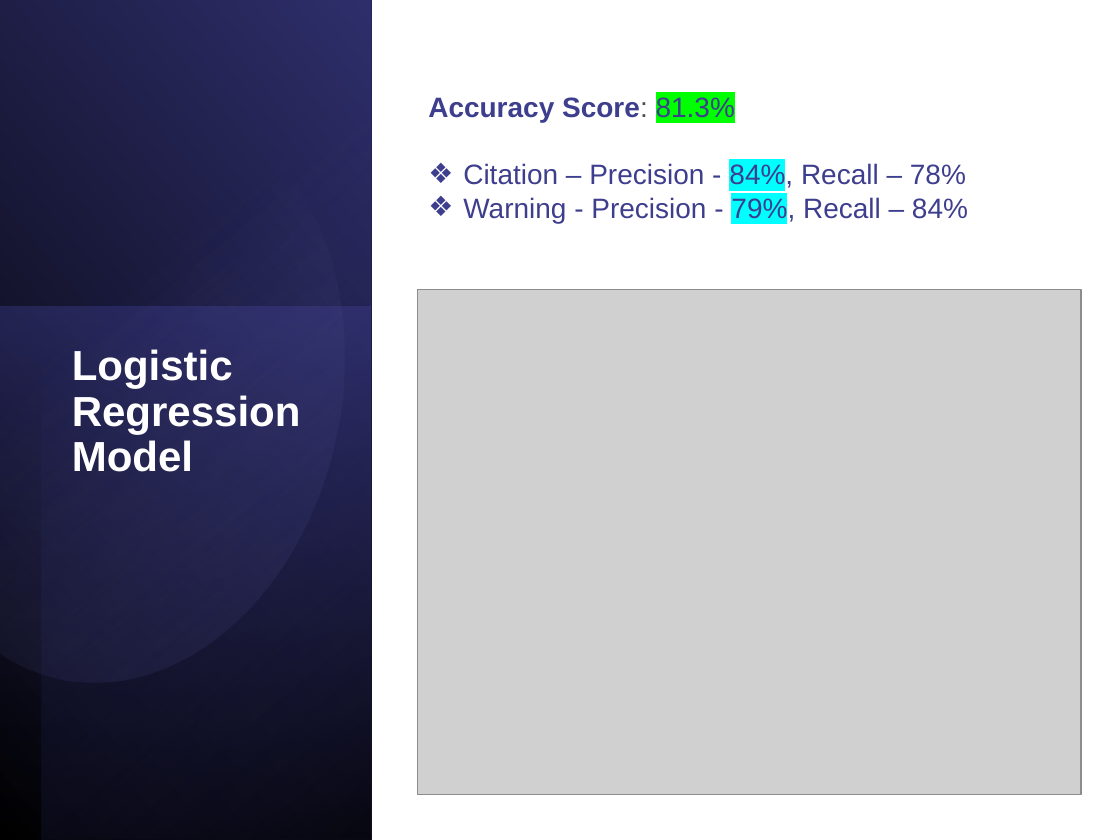
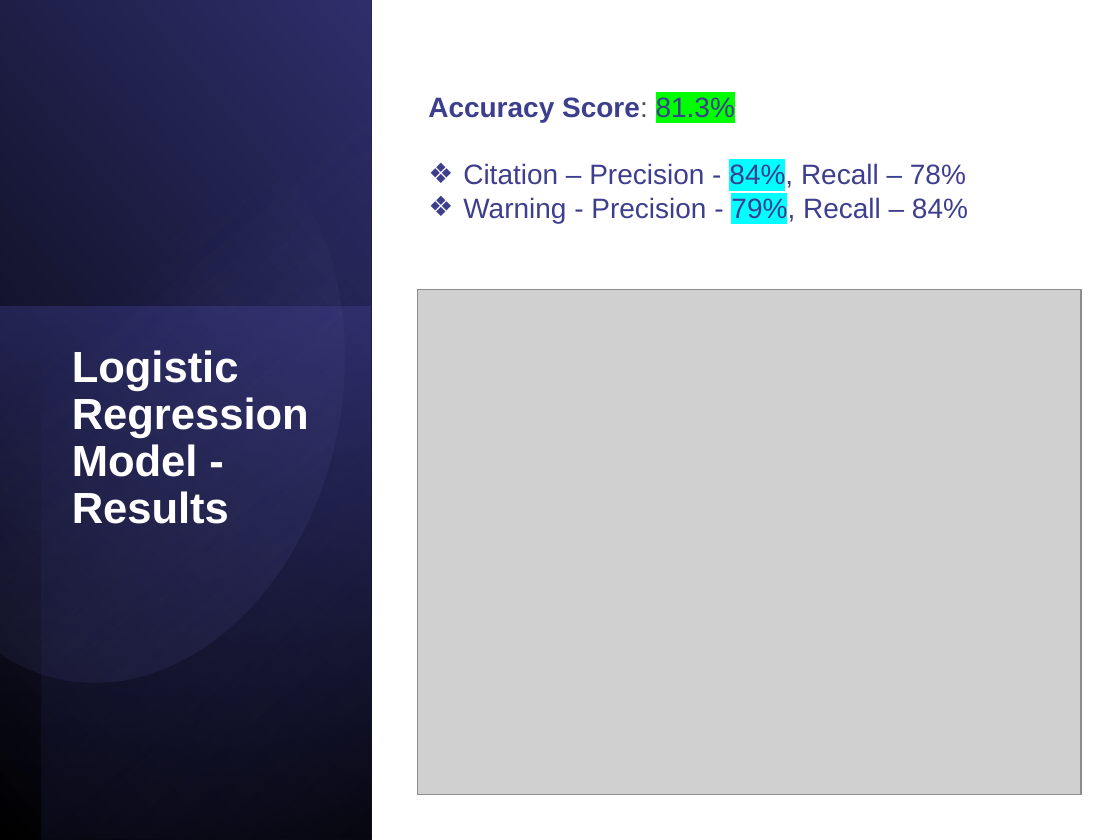
Before and after one commit to hrollin5/Project_4, a slide deck: slide 17 of traffic_violation.pptx. Drawn at 1120x840 pixels with LibreOffice and Linux fonts; fonts in the diff are those of the drawing; grey boxes stand for pictures. Boxes give left, top, right and bottom in pixels: in the first picture for what was removed or moved away, otherwise in the second. Text is boxed around its words. In the diff, an @@ line names an element or a change of style, - is before the commit and + after.

```diff
--- a/traffic_violation.pptx
+++ b/traffic_violation.pptx
@@ title at [72, 350, 309, 524]: text changed; size 27 to 28 pt @@
-Logistic Regression Model
+Logistic Regression Model - Results
```
Also in this commit, not shown: 3 other slides changed.
